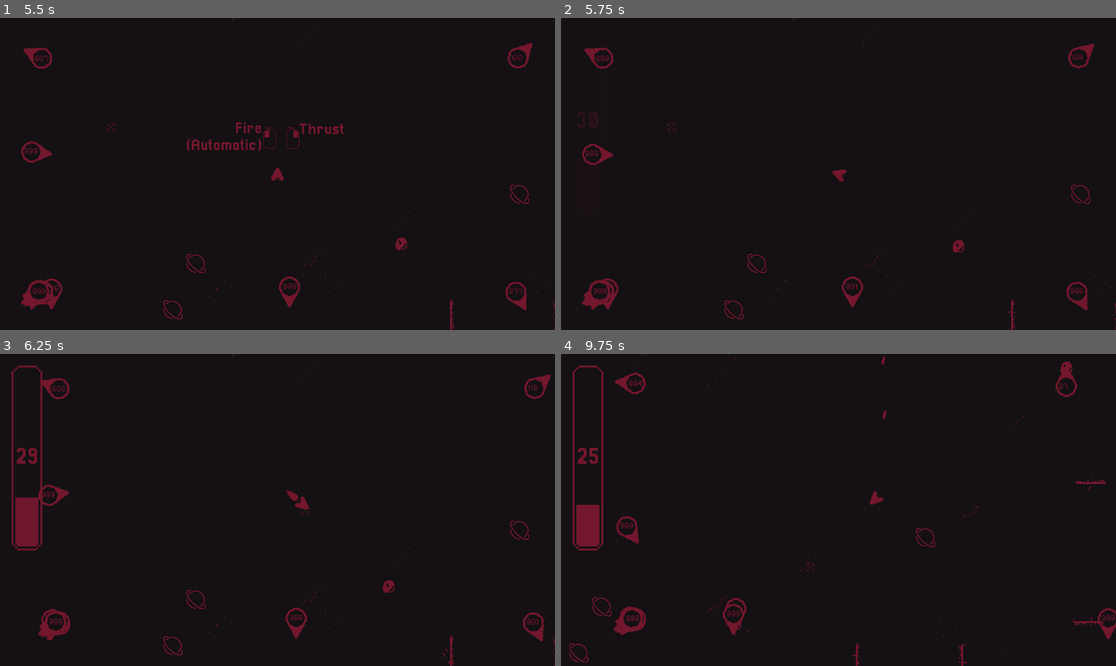
Above: before the commit, frames 1-4 (two rows, left to right).
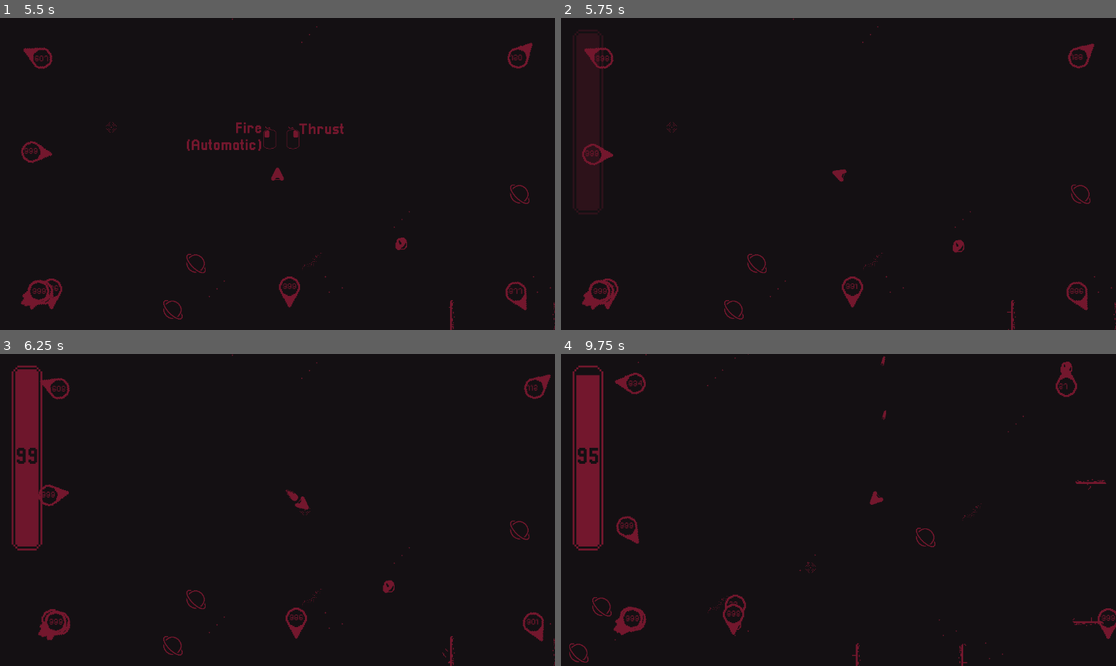
Above: after the commit, the same moments.

Repository: Ali-Wahbi/SpaceShooterWithPortals
Game: Godot game, scene res://MainMenu/main_menu.tscn
The game is run twice, just before and just after one commit, with the same random seed, the same clock (stepped at 60 frames per second) and the same inputs. The engine's default icon, where the game draws it, is replaced by a stand-in: a white triangle on a blue panel in a dark square.
Inputs (mouse positions are in pixels of both pictures, inside the frame that each line leads up to):
- Up to frame 1 (5.5 s): move the mouse to (399, 158) at 0.52 s; hold Right mouse button (Thrust) 0.53-1.28 s; move the mouse to (166, 189) at 1.27 s; click (166, 189) at 1.35 s; right-click (166, 189) at 1.55 s; click "Play" at 2 s; move the mouse to (333, 105) at 2.77 s; hold Right mouse button (Thrust) 2.78-3.53 s; tap Enter at 3.5 s; move the mouse to (249, 236) at 3.52 s; right-click (249, 236) at 3.6 s; move the mouse to (444, 220) at 4.27 s; press the mouse at (444, 220) at 4.28 s; right-click (444, 220) at 4.55 s; move the mouse to (111, 127) at 5.02 s; release the mouse at (111, 127) at 5.03 s; right-click (111, 127) at 5.1 s
- Up to frame 2 (5.75 s): no input
- Up to frame 3 (6.25 s): move the mouse to (305, 510) at 5.77 s; hold Right mouse button (Thrust) from 5.78 s (still down)
- Up to frame 4 (9.75 s): move the mouse to (755, 432) at 6.52 s; release Right mouse button (Thrust) at 6.53 s; click (755, 432) at 6.6 s; right-click (755, 432) at 6.8 s; move the mouse to (960, 494) at 7.27 s; hold Right mouse button (Thrust) 7.28-8.03 s; move the mouse to (727, 525) at 8.02 s; right-click (727, 525) at 8.1 s; move the mouse to (894, 441) at 8.77 s; press the mouse at (894, 441) at 8.78 s; right-click (894, 441) at 9.05 s; move the mouse to (810, 572) at 9.52 s; release the mouse at (810, 572) at 9.53 s; right-click (810, 572) at 9.6 s

Frame 1 is identical in both runs. In frame 2, 1.3% of the frame differs, in the area x 2-7%, y 5-46%; in frame 3, 1.7%; in frame 4, 1.8%, in the area x 2-34%, y 6-84%.

Commit message:
out of fuel state

Diff:
--- /dev/null
+++ b/MainMenu/finish_game_ui.tscn
@@ -0,0 +1,132 @@
+[gd_scene format=3 uid="uid://cm5bx1nlk34kk"]
+
+[ext_resource type="FontFile" uid="uid://bvddonqxaf1s1" path="res://fonts/Pixellari.ttf" id="1_mg2dw"]
+[ext_resource type="Texture2D" uid="uid://nmg81u0sdprk" path="res://MainMenu/icon-4.png" id="2_5da4e"]
+[ext_resource type="Texture2D" uid="uid://cxrtdwb37y7ai" path="res://MainMenu/icon-3.png" id="3_kdf0l"]
+[ext_resource type="Texture2D" uid="uid://ykdg0tobo2cx" path="res://MainMenu/icon-2.png" id="4_ct3sn"]
+[ext_resource type="Texture2D" uid="uid://dbkee6qr35smf" path="res://MainMenu/icon-1.png" id="5_psvt6"]
+
+[sub_resource type="StyleBoxTexture" id="StyleBoxTexture_omcy0"]
+content_margin_left = 64.0
+content_margin_top = 64.0
+content_margin_right = 64.0
+content_margin_bottom = 64.0
+texture = ExtResource("2_5da4e")
+
+[sub_resource type="StyleBoxTexture" id="StyleBoxTexture_0gmoi"]
+content_margin_left = 64.0
+content_margin_top = 64.0
+content_margin_right = 64.0
+content_margin_bottom = 64.0
+texture = ExtResource("3_kdf0l")
+
+[sub_resource type="StyleBoxTexture" id="StyleBoxTexture_4mqhy"]
+content_margin_left = 64.0
+content_margin_top = 64.0
+content_margin_right = 64.0
+content_margin_bottom = 64.0
+texture = ExtResource("3_kdf0l")
+
+[sub_resource type="StyleBoxTexture" id="StyleBoxTexture_sgixy"]
+content_margin_left = 64.0
+content_margin_top = 64.0
+content_margin_right = 64.0
+content_margin_bottom = 64.0
+texture = ExtResource("4_ct3sn")
+
+[sub_resource type="StyleBoxTexture" id="StyleBoxTexture_3ouot"]
+content_margin_left = 64.0
+content_margin_top = 64.0
+content_margin_right = 64.0
+content_margin_bottom = 64.0
+texture = ExtResource("5_psvt6")
+
+[sub_resource type="StyleBoxTexture" id="StyleBoxTexture_616xp"]
+content_margin_left = 64.0
+content_margin_top = 64.0
+content_margin_right = 64.0
+content_margin_bottom = 64.0
+texture = ExtResource("5_psvt6")
+
+[node name="FinishGameUI" type="Control" unique_id=1017364825]
+layout_mode = 3
+anchors_preset = 15
+anchor_right = 1.0
+anchor_bottom = 1.0
+grow_horizontal = 2
+grow_vertical = 2
+
+[node name="MarginContainer" type="MarginContainer" parent="." unique_id=1513098735]
+layout_mode = 1
+anchors_preset = 15
+anchor_right = 1.0
+anchor_bottom = 1.0
+grow_horizontal = 2
+grow_vertical = 2
+theme_override_constants/margin_top = 192
+
+[node name="CenterContainer" type="CenterContainer" parent="MarginContainer" unique_id=477493001]
+layout_mode = 2
+
+[node name="HBoxContainer" type="HBoxContainer" parent="MarginContainer/CenterContainer" unique_id=1763452331]
+layout_mode = 2
+
+[node name="quit" type="Button" parent="MarginContainer/CenterContainer/HBoxContainer" unique_id=671684335]
+layout_mode = 2
+theme_override_colors/font_color = Color(0.4509804, 0.09019608, 0.1764706, 1)
+theme_override_colors/font_pressed_color = Color(0.078431375, 0.0627451, 0.07450981, 1)
+theme_override_colors/font_hover_color = Color(0.078431375, 0.0627451, 0.07450981, 1)
+theme_override_colors/font_outline_color = Color(0.078431375, 0.0627451, 0.07450981, 1)
+theme_override_constants/outline_size = 4
+theme_override_fonts/font = ExtResource("1_mg2dw")
+theme_override_font_sizes/font_size = 48
+theme_override_styles/normal = SubResource("StyleBoxTexture_omcy0")
+theme_override_styles/pressed = SubResource("StyleBoxTexture_0gmoi")
+theme_override_styles/hover = SubResource("StyleBoxTexture_4mqhy")
+
+[node name="quitLabel" type="Label" parent="MarginContainer/CenterContainer/HBoxContainer/quit" unique_id=822083149]
+layout_mode = 1
+anchors_preset = -1
+anchor_left = 0.1015625
+anchor_top = -0.171875
+anchor_right = 0.1015625
+anchor_bottom = -0.171875
+offset_left = 3.0
+offset_right = 99.0
+offset_bottom = 48.0
+theme_override_colors/font_color = Color(0.4509804, 0.09019608, 0.1764706, 1)
+theme_override_fonts/font = ExtResource("1_mg2dw")
+theme_override_font_sizes/font_size = 32
+text = "Quit"
+horizontal_alignment = 1
+metadata/_edit_use_anchors_ = true
+
+[node name="restart" type="Button" parent="MarginContainer/CenterContainer/HBoxContainer" unique_id=111916157]
+layout_mode = 2
+theme_override_colors/font_color = Color(0.4509804, 0.09019608, 0.1764706, 1)
+theme_override_colors/font_pressed_color = Color(0.078431375, 0.0627451, 0.07450981, 1)
+theme_override_colors/font_hover_color = Color(0.078431375, 0.0627451, 0.07450981, 1)
+theme_override_colors/font_outline_color = Color(0.078431375, 0.0627451, 0.07450981, 1)
+theme_override_constants/outline_size = 4
+theme_override_fonts/font = ExtResource("1_mg2dw")
+theme_override_font_sizes/font_size = 48
+theme_override_styles/normal = SubResource("StyleBoxTexture_sgixy")
+theme_override_styles/pressed = SubResource("StyleBoxTexture_3ouot")
+theme_override_styles/hover = SubResource("StyleBoxTexture_616xp")
+
+[node name="restartLabel" type="Label" parent="MarginContainer/CenterContainer/HBoxContainer/restart" unique_id=1800970065]
+layout_mode = 1
+anchors_preset = -1
+anchor_left = 1.1328125
+anchor_top = -0.171875
+anchor_right = 1.1328125
+anchor_bottom = -0.171875
+offset_left = -129.0
+offset_right = -33.0
+offset_bottom = 48.0
+theme_override_colors/font_color = Color(0.4509804, 0.09019608, 0.1764706, 1)
+theme_override_fonts/font = ExtResource("1_mg2dw")
+theme_override_font_sizes/font_size = 32
+text = "Retry"
+horizontal_alignment = 1
+metadata/_edit_use_anchors_ = true
--- a/Player/player.gd
+++ b/Player/player.gd
@@ -42,13 +42,15 @@
 	rotation = lerp_angle(rotation, correctRotations, rotationSpeed * delta)
 
 func HandleInput(delta: float) -> void:
-	if Input.is_action_pressed("Thrust"):
+	if Input.is_action_pressed("Thrust") and currentFuel > 0:
 		# print("Thrusting in direction")
 		moveThrust(delta)
 
 	if Input.is_action_just_released("Thrust"):
 		# print("Stopping Thrusting")
 		stopThrust(delta)
+	if currentFuel == 0 and thrusterSprite.visible:
+		thrusterSprite.visible = false
 
 	if Input.is_action_pressed("Fire"):
 		fireBullet()
@@ -81,7 +83,7 @@
 	currentFuel -= fuelConsumption * delta
 
 func startFuel() -> void:
-	currentFuel = 30.0
+	currentFuel = maxFuel
 
 func gainFuel(amount: float) -> void:
 	currentFuel += amount
@@ -98,8 +100,8 @@
 
 func stopThrust(delta: float):
 	thrusterSprite.visible = false
-	velocity.x = move_toward(velocity.x, 0, stoppingSpeed * THRUST_LERP_SPEED * delta)
-	velocity.y = move_toward(velocity.y, 0, stoppingSpeed * THRUST_LERP_SPEED * delta)
+	velocity.x = move_toward(velocity.x, 0.0, stoppingSpeed * THRUST_LERP_SPEED * delta)
+	velocity.y = move_toward(velocity.y, 0.0, stoppingSpeed * THRUST_LERP_SPEED * delta)
 
 #endregion
 
--- a/Rocks/rock.tscn
+++ b/Rocks/rock.tscn
@@ -56,7 +56,7 @@
 process_material = SubResource("ParticleProcessMaterial_8ga1i")
 
 [node name="PointerV2" parent="." unique_id=382244730 instance=ExtResource("4_pg3p6")]
-onScreenOffset = Vector2(5.1, -100)
+onScreenOffset = Vector2(0.5, -150)
 ScreenMargin = 75.0
 
 [connection signal="body_entered" from="." to="." method="_on_body_entered"]
--- a/fuelUI/fuel_bar_ui.tscn
+++ b/fuelUI/fuel_bar_ui.tscn
@@ -103,15 +103,15 @@
 anchors_preset = 4
 anchor_top = 0.5
 anchor_bottom = 0.5
-offset_left = -73.0
-offset_top = -137.0
-offset_right = 113.0
-offset_bottom = -89.0
+offset_left = 42.0
+offset_top = -213.0
+offset_right = 282.0
+offset_bottom = -165.0
 grow_vertical = 2
 rotation = 1.5707964
-pivot_offset_ratio = Vector2(0.5, 0.5)
 theme_override_colors/font_color = Color(0.4509804, 0.09019608, 0.1764706, 1)
 theme_override_fonts/font = ExtResource("1_b6nhy")
 theme_override_font_sizes/font_size = 48
 text = "Low Fuel"
+horizontal_alignment = 2
 text_direction = 1
--- a/fuelUI/fuel_bar_ui_controller.gd
+++ b/fuelUI/fuel_bar_ui_controller.gd
@@ -7,7 +7,8 @@
 @onready var warningLabel: Label = %WarningLabel
 var warningValue = 20
 var warningTween: Tween
-
+var outOfFuel = "Out Of Fuel"
+var lowFuel = "Low Fuel"
 func _ready():
 	modulate.a = 0.0
 	warningLabel.modulate.a = 0.0
@@ -22,7 +23,14 @@
 		labelFront.text = str(intValue)
 
 	fuelBar.value = value
+	if intValue == 0:
+		print("Out of Fuel")
+		await stopFlashModulateLabel()
+		warningLabel.modulate.a = 1.0
+		warningLabel.text = outOfFuel
+		return
 	if not warningTween and intValue <= warningValue:
+		warningLabel.text = lowFuel
 		flashModulateLabel()
 	elif intValue > warningValue:
 		stopFlashModulateLabel()
@@ -47,5 +55,6 @@
 		return
 	print("Flash Tween Stopped")
 	await warningTween.loop_finished
-	warningTween.kill()
+	if warningTween:
+		warningTween.kill()
 	warningTween = null
--- a/mainGameArea.tscn
+++ b/mainGameArea.tscn
@@ -7,6 +7,7 @@
 [ext_resource type="Script" uid="uid://duvpsujs6a4lr" path="res://Cursor/cursor.gd" id="5_6cy8a"]
 [ext_resource type="Texture2D" uid="uid://brxms3muhicui" path="res://Cursor/Cursors1.png" id="6_ii20u"]
 [ext_resource type="PackedScene" uid="uid://dwqmxq1qlhmxy" path="res://fuelUI/fuel_bar_ui.tscn" id="7_rkfmr"]
+[ext_resource type="PackedScene" uid="uid://cm5bx1nlk34kk" path="res://MainMenu/finish_game_ui.tscn" id="8_4vbbm"]
 [ext_resource type="Texture2D" uid="uid://beeg2srh1lm2t" path="res://Extra/mouse Instructions.png" id="8_pyyts"]
 [ext_resource type="FontFile" uid="uid://bvddonqxaf1s1" path="res://fonts/Pixellari.ttf" id="9_rcfer"]
 [ext_resource type="PackedScene" uid="uid://dc43ns2wwk6t" path="res://Rocks/rock.tscn" id="10_wjwne"]
@@ -43,6 +44,9 @@
 [node name="CanvasLayer" type="CanvasLayer" parent="." unique_id=1496356386]
 
 [node name="FuelBarUI" parent="CanvasLayer" unique_id=1833986140 instance=ExtResource("7_rkfmr")]
+
+[node name="FinishGameUI" parent="CanvasLayer" unique_id=1017364825 instance=ExtResource("8_4vbbm")]
+visible = false
 
 [node name="Instructions" type="Node2D" parent="." unique_id=1668945964]
 position = Vector2(56, -4)
--- a/test_area.tscn
+++ b/test_area.tscn
@@ -9,8 +9,54 @@
 [ext_resource type="Texture2D" uid="uid://beeg2srh1lm2t" path="res://Extra/mouse Instructions.png" id="6_xdpsd"]
 [ext_resource type="FontFile" uid="uid://bvddonqxaf1s1" path="res://fonts/Pixellari.ttf" id="7_6ii2q"]
 [ext_resource type="PackedScene" uid="uid://dkccmpiowbl7" path="res://portal/v2/portals_v_2.tscn" id="8_4mqhy"]
+[ext_resource type="Texture2D" uid="uid://nmg81u0sdprk" path="res://MainMenu/icon-4.png" id="9_4mqhy"]
 [ext_resource type="PackedScene" uid="uid://dc43ns2wwk6t" path="res://Rocks/rock.tscn" id="9_7aw3l"]
+[ext_resource type="Texture2D" uid="uid://cxrtdwb37y7ai" path="res://MainMenu/icon-3.png" id="10_rgdj5"]
 [ext_resource type="PackedScene" uid="uid://b51ysdcx4ovpk" path="res://Player/bullet.tscn" id="10_ry2yl"]
+[ext_resource type="Texture2D" uid="uid://ykdg0tobo2cx" path="res://MainMenu/icon-2.png" id="11_4mqhy"]
+[ext_resource type="Texture2D" uid="uid://dbkee6qr35smf" path="res://MainMenu/icon-1.png" id="12_rgdj5"]
+
+[sub_resource type="StyleBoxTexture" id="StyleBoxTexture_omcy0"]
+content_margin_left = 64.0
+content_margin_top = 64.0
+content_margin_right = 64.0
+content_margin_bottom = 64.0
+texture = ExtResource("9_4mqhy")
+
+[sub_resource type="StyleBoxTexture" id="StyleBoxTexture_0gmoi"]
+content_margin_left = 64.0
+content_margin_top = 64.0
+content_margin_right = 64.0
+content_margin_bottom = 64.0
+texture = ExtResource("10_rgdj5")
+
+[sub_resource type="StyleBoxTexture" id="StyleBoxTexture_4mqhy"]
+content_margin_left = 64.0
+content_margin_top = 64.0
+content_margin_right = 64.0
+content_margin_bottom = 64.0
+texture = ExtResource("10_rgdj5")
+
+[sub_resource type="StyleBoxTexture" id="StyleBoxTexture_sgixy"]
+content_margin_left = 64.0
+content_margin_top = 64.0
+content_margin_right = 64.0
+content_margin_bottom = 64.0
+texture = ExtResource("11_4mqhy")
+
+[sub_resource type="StyleBoxTexture" id="StyleBoxTexture_3ouot"]
+content_margin_left = 64.0
+content_margin_top = 64.0
+content_margin_right = 64.0
+content_margin_bottom = 64.0
+texture = ExtResource("12_rgdj5")
+
+[sub_resource type="StyleBoxTexture" id="StyleBoxTexture_616xp"]
+content_margin_left = 64.0
+content_margin_top = 64.0
+content_margin_right = 64.0
+content_margin_bottom = 64.0
+texture = ExtResource("12_rgdj5")
 
 [node name="TestArea" type="Node2D" unique_id=780645201 node_paths=PackedStringArray("fuelUI", "player", "instructions")]
 script = ExtResource("1_vt2yd")
@@ -46,7 +92,7 @@
 [node name="Player" parent="." unique_id=992937920 instance=ExtResource("1_64fjj")]
 position = Vector2(48, 72)
 bulletScene = ExtResource("10_ry2yl")
-fuelConsumption = 3.0
+fuelConsumption = 20.0
 
 [node name="Cursor" type="Node2D" parent="." unique_id=607741528]
 position = Vector2(183, 56)
@@ -66,6 +112,89 @@
 offset_right = -7.0
 offset_bottom = -2.0
 
+[node name="FinishGameUI" type="Control" parent="CanvasLayer" unique_id=1788946149]
+layout_mode = 3
+anchors_preset = 15
+anchor_right = 1.0
+anchor_bottom = 1.0
+grow_horizontal = 2
+grow_vertical = 2
+
+[node name="MarginContainer" type="MarginContainer" parent="CanvasLayer/FinishGameUI" unique_id=1688798593]
+layout_mode = 1
+anchors_preset = 15
+anchor_right = 1.0
+anchor_bottom = 1.0
+grow_horizontal = 2
+grow_vertical = 2
+theme_override_constants/margin_top = 192
+
+[node name="CenterContainer" type="CenterContainer" parent="CanvasLayer/FinishGameUI/MarginContainer" unique_id=1221630296]
+layout_mode = 2
+
+[node name="HBoxContainer" type="HBoxContainer" parent="CanvasLayer/FinishGameUI/MarginContainer/CenterContainer" unique_id=1085351694]
+layout_mode = 2
+
+[node name="quit" type="Button" parent="CanvasLayer/FinishGameUI/MarginContainer/CenterContainer/HBoxContainer" unique_id=1183867491]
+layout_mode = 2
+theme_override_colors/font_color = Color(0.4509804, 0.09019608, 0.1764706, 1)
+theme_override_colors/font_pressed_color = Color(0.078431375, 0.0627451, 0.07450981, 1)
+theme_override_colors/font_hover_color = Color(0.078431375, 0.0627451, 0.07450981, 1)
+theme_override_colors/font_outline_color = Color(0.078431375, 0.0627451, 0.07450981, 1)
+theme_override_constants/outline_size = 4
+theme_override_fonts/font = ExtResource("7_6ii2q")
+theme_override_font_sizes/font_size = 48
+theme_override_styles/normal = SubResource("StyleBoxTexture_omcy0")
+theme_override_styles/pressed = SubResource("StyleBoxTexture_0gmoi")
+theme_override_styles/hover = SubResource("StyleBoxTexture_4mqhy")
+
+[node name="quitLabel" type="Label" parent="CanvasLayer/FinishGameUI/MarginContainer/CenterContainer/HBoxContainer/quit" unique_id=1156566387]
+layout_mode = 1
+anchors_preset = -1
+anchor_left = 0.1015625
+anchor_top = -0.171875
+anchor_right = 0.1015625
+anchor_bottom = -0.171875
+offset_left = 3.0
+offset_right = 99.0
+offset_bottom = 48.0
+theme_override_colors/font_color = Color(0.4509804, 0.09019608, 0.1764706, 1)
+theme_override_fonts/font = ExtResource("7_6ii2q")
+theme_override_font_sizes/font_size = 32
+text = "Quit"
+horizontal_alignment = 1
+metadata/_edit_use_anchors_ = true
+
+[node name="restart" type="Button" parent="CanvasLayer/FinishGameUI/MarginContainer/CenterContainer/HBoxContainer" unique_id=400566862]
+layout_mode = 2
+theme_override_colors/font_color = Color(0.4509804, 0.09019608, 0.1764706, 1)
+theme_override_colors/font_pressed_color = Color(0.078431375, 0.0627451, 0.07450981, 1)
+theme_override_colors/font_hover_color = Color(0.078431375, 0.0627451, 0.07450981, 1)
+theme_override_colors/font_outline_color = Color(0.078431375, 0.0627451, 0.07450981, 1)
+theme_override_constants/outline_size = 4
+theme_override_fonts/font = ExtResource("7_6ii2q")
+theme_override_font_sizes/font_size = 48
+theme_override_styles/normal = SubResource("StyleBoxTexture_sgixy")
+theme_override_styles/pressed = SubResource("StyleBoxTexture_3ouot")
+theme_override_styles/hover = SubResource("StyleBoxTexture_616xp")
+
+[node name="restartLabel" type="Label" parent="CanvasLayer/FinishGameUI/MarginContainer/CenterContainer/HBoxContainer/restart" unique_id=268622341]
+layout_mode = 1
+anchors_preset = -1
+anchor_left = 1.1328125
+anchor_top = -0.171875
+anchor_right = 1.1328125
+anchor_bottom = -0.171875
+offset_left = -129.0
+offset_right = -33.0
+offset_bottom = 48.0
+theme_override_colors/font_color = Color(0.4509804, 0.09019608, 0.1764706, 1)
+theme_override_fonts/font = ExtResource("7_6ii2q")
+theme_override_font_sizes/font_size = 32
+text = "Retry"
+horizontal_alignment = 1
+metadata/_edit_use_anchors_ = true
+
 [node name="Instructions" type="Node2D" parent="." unique_id=1668945964]
 position = Vector2(56, -4)
 
Binary file added: MainMenu/icon-1.png
Not shown, added: MainMenu/icon-1.png.import
Binary file added: MainMenu/icon-2.png
Not shown, added: MainMenu/icon-2.png.import
Binary file added: MainMenu/icon-3.png
Not shown, added: MainMenu/icon-3.png.import
Binary file added: MainMenu/icon-4.png
Not shown, added: MainMenu/icon-4.png.import
